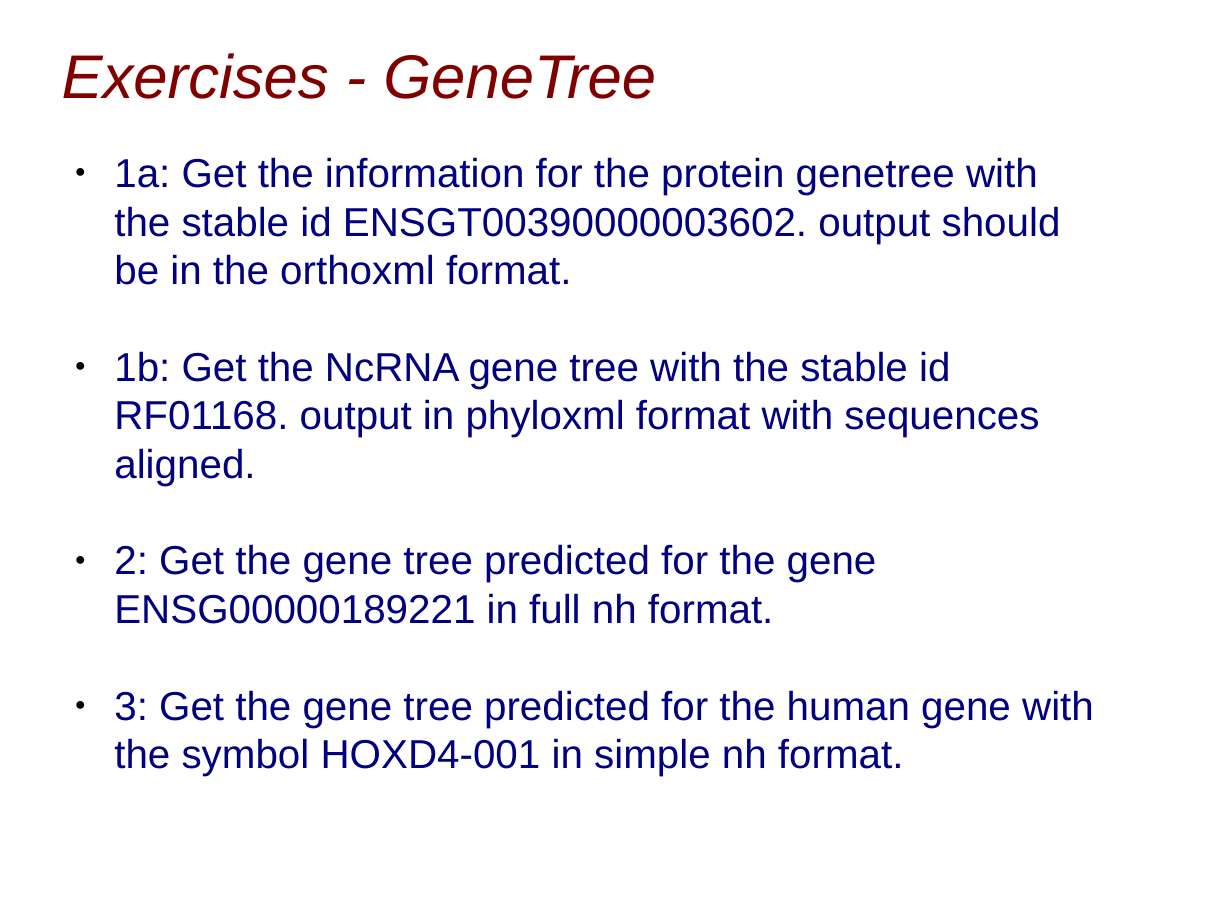
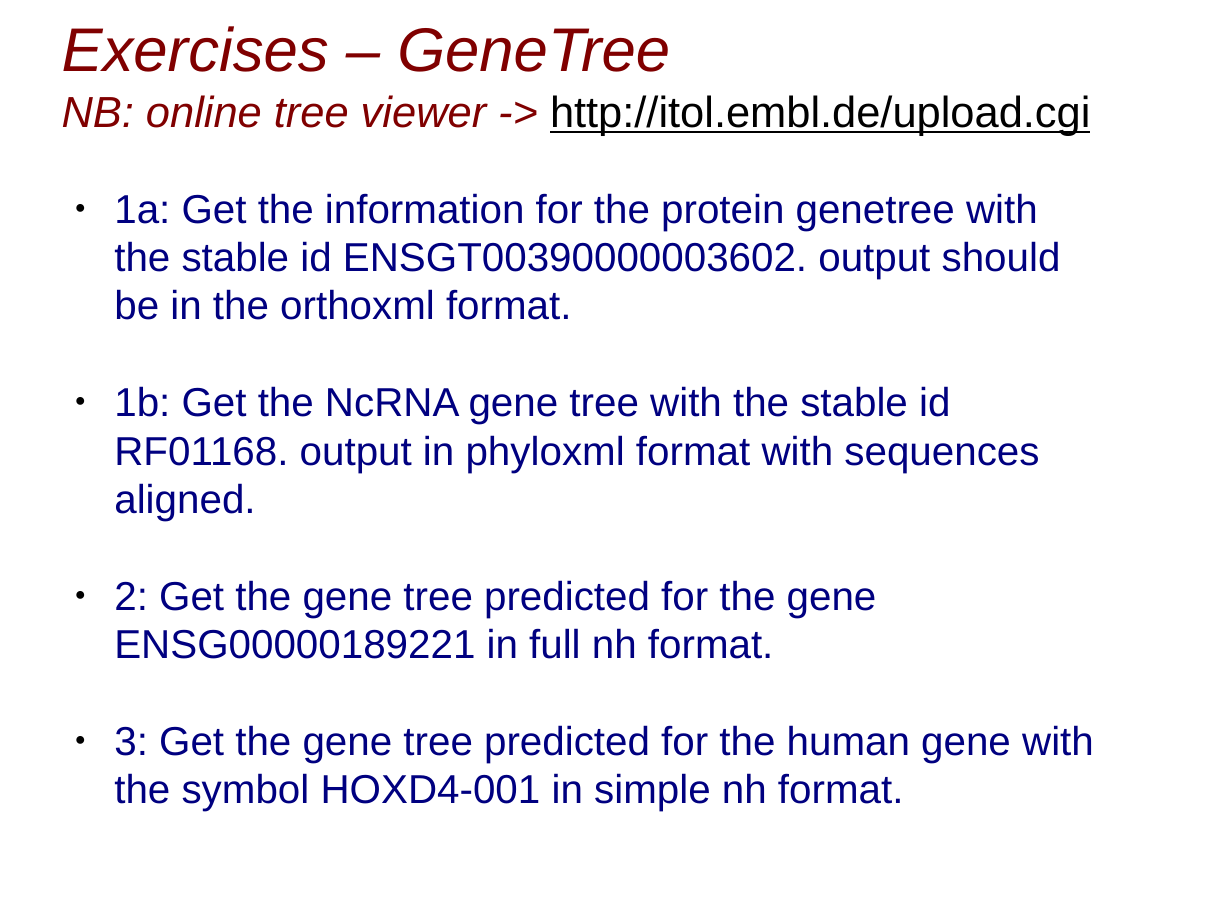
Before and after one commit to Ensembl/ensembl-presentation, a slide deck: slide 30 of REST/REST_workshop_compara_slides.pptx. Drawn at 1232x924 pixels with LibreOffice and Linux fonts; fonts in the diff are those of the drawing; background and template pictures are left out. Boxes give left, top, right and bottom in pixels: in the first picture for what was removed or moved away, otherwise in the second. Text is boxed around its words. In the diff, an @@ line names an element or a change of style, - is before the commit and + after.

Commit message:
added an online tree viewer

```diff
--- a/REST/REST_workshop_compara_slides.pptx
+++ b/REST/REST_workshop_compara_slides.pptx
@@ text at (x1=62, y1=26, x2=1090, y2=136): text changed; size 39.7 to 28 pt @@
-Exercises - GeneTree
+Exercises – GeneTree
+NB: online tree viewer -> http://itol.embl.de/upload.cgi
@@ text "1a: Get the information for ..." moved from (x1=114, y1=157, x2=1094, y2=776) to (x1=114, y1=193, x2=1094, y2=811) @@
```
